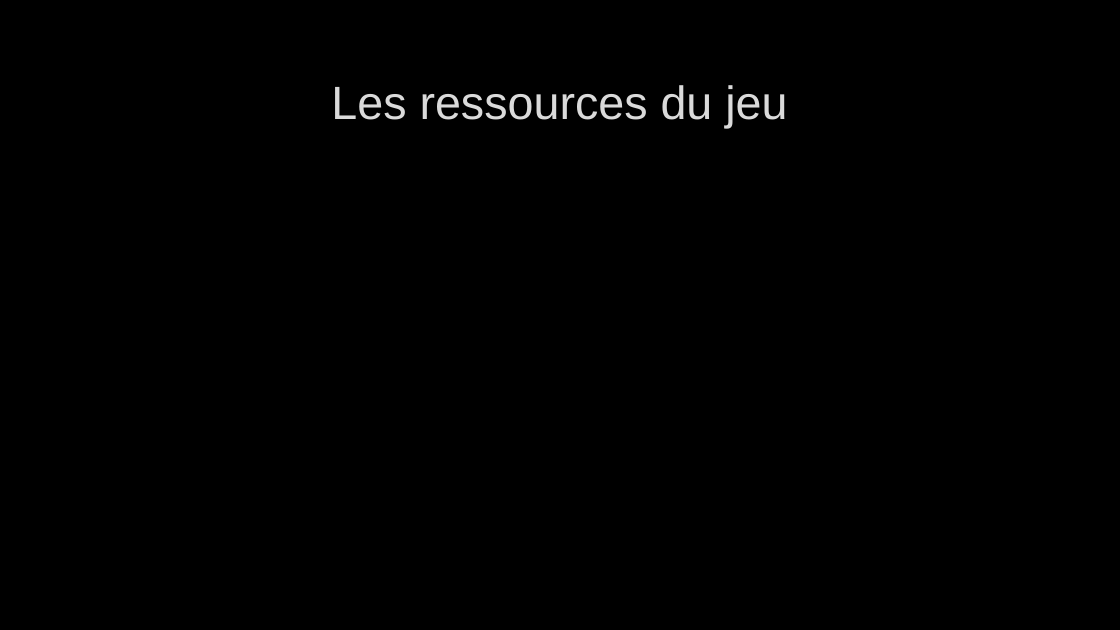
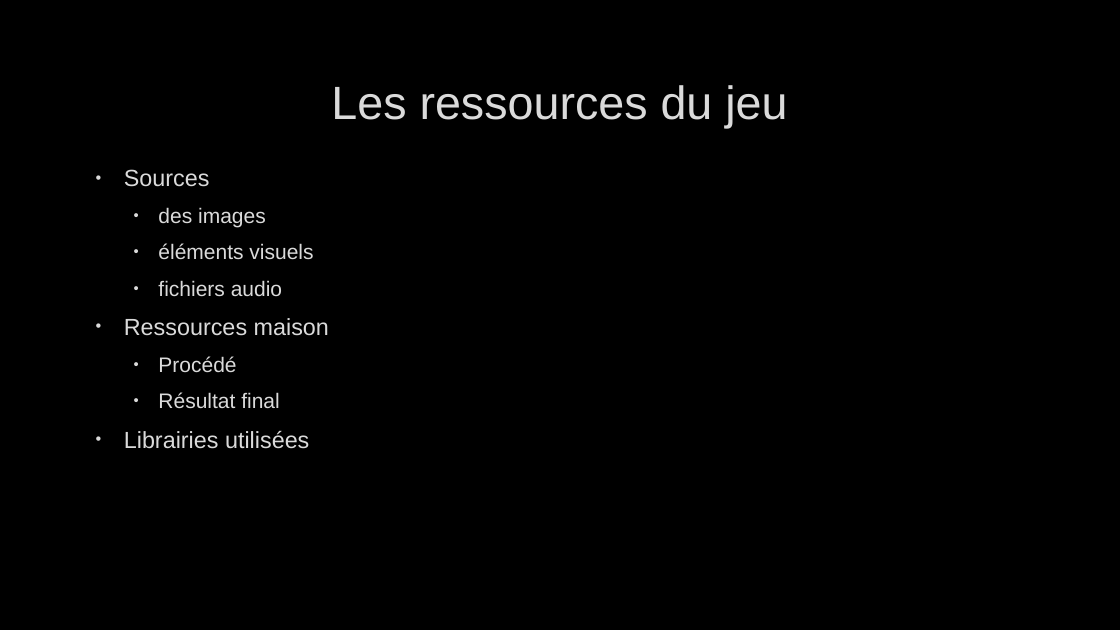
Before and after one commit to llSkyTechll/LegendaryProject, a slide deck: slide 10 of Presentation Legendary Project.pptx. Drawn at 1120x630 pixels with LibreOffice and Linux fonts; fonts in the diff are those of the drawing; background and template pictures are left out. Boxes give left, top, right and bottom in pixels: in the first picture for what was removed or moved away, otherwise in the second. Text is boxed around its words. In the diff, an @@ line names an element or a change of style, - is before the commit and + after.

```diff
--- a/Presentation Legendary Project.pptx
+++ b/Presentation Legendary Project.pptx
@@ text added at (124, 169, 329, 449), 18 pt, text #DADADA @@
+• Sources
+  • des images
+  • éléments visuels
+  • fichiers audio
+• Ressources maison
+  • Procédé
+  • Résultat final
+• Librairies utilisées
```
Also in this commit, not shown: 8 other slides changed, 2 slides added, 1 slide removed.
